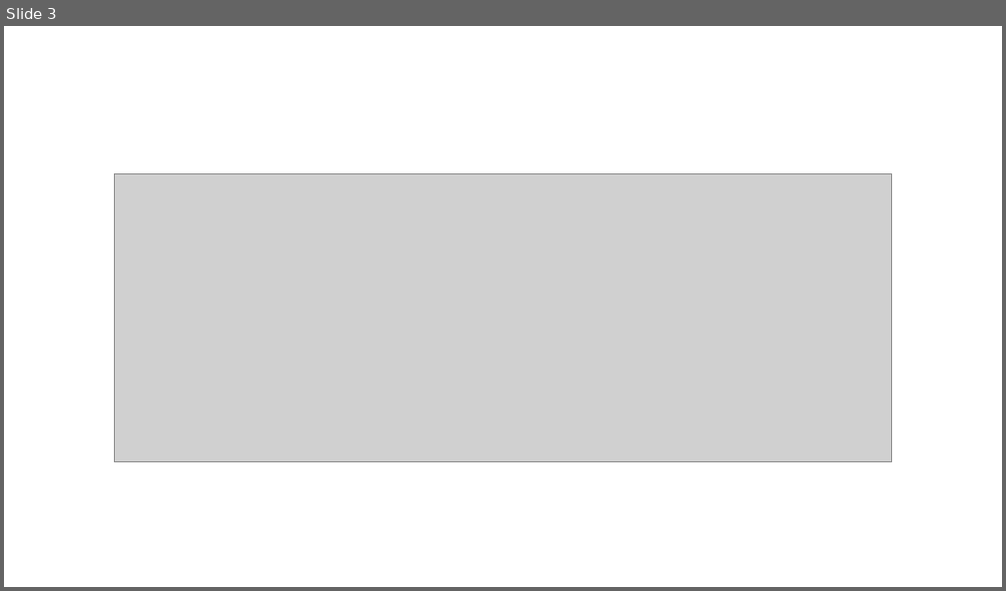
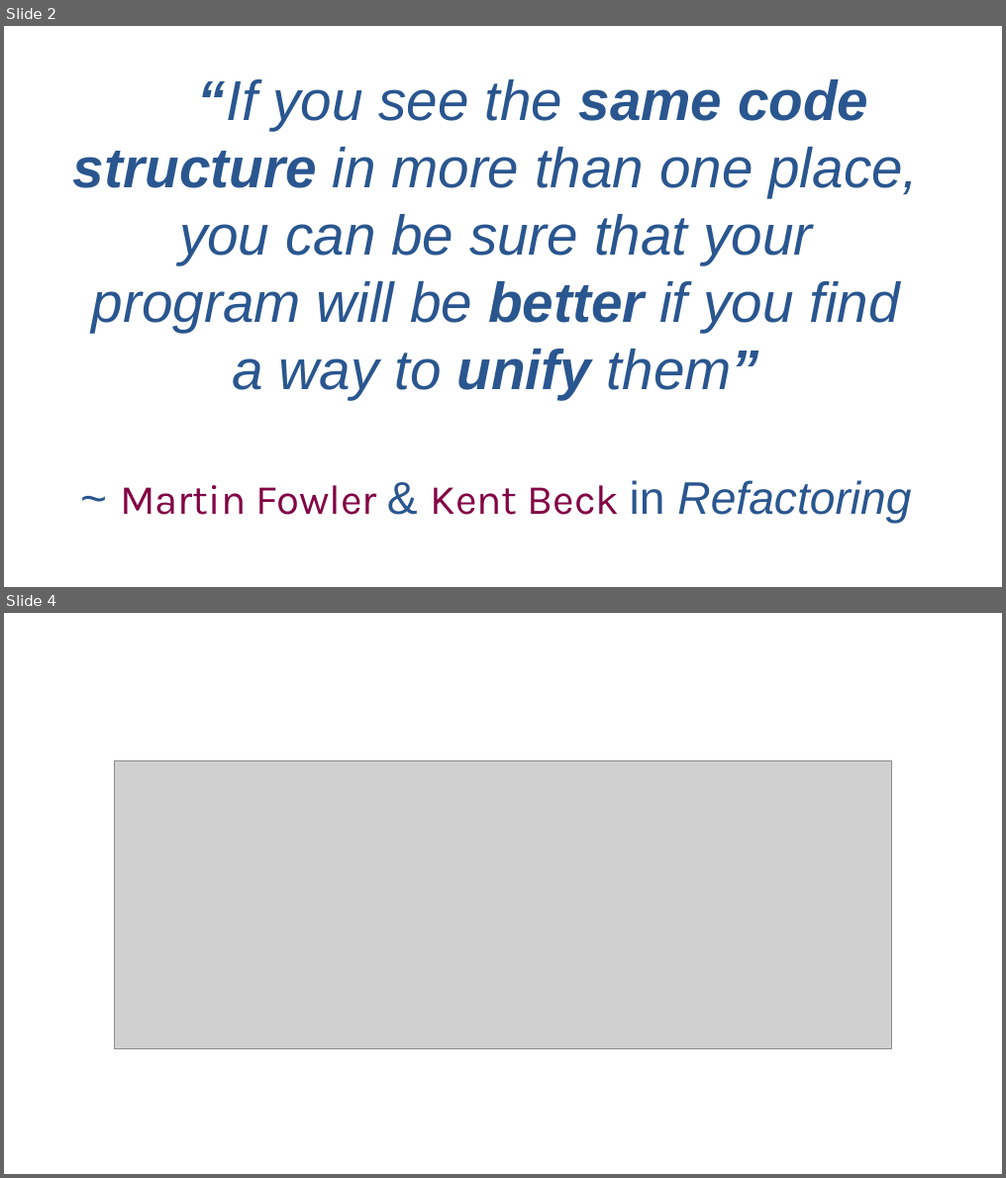
Before and after one commit to SimonBaars/Master-Thesis-Simon-Baars, a slide deck: presentations/FinalPresentation.odp. Shown one above the other, each under a label of ours: slide 3 before the commit, slides 2 and 4 after it; the slides between them are not shown. The pictures are 1006x591 and 1006x1178 pixels, drawn with LibreOffice and Linux fonts; fonts in the diff are those of the drawing; grey boxes stand for pictures. Boxes give left, top, right and bottom in pixels: in the first picture for what was removed or moved away, otherwise in the second. Text is boxed around its words. In the diff, an @@ line names an element or a change of style, - is before the commit and + after.

```diff
--- a/presentations/FinalPresentation.odp
+++ b/presentations/FinalPresentation.odp
@@ slide 2 added at box(4, 26, 1002, 587), background #FFFFFF @@
@@ free added at box(63, 61, 930, 527), 54 pt, text #2A568F, italic @@
+“If you see the same code structure in more than one place, you can be sure that your program will be better if you find a way to unify them”
+~ Martin Fowler & Kent Beck in Refactoring
@@ what was slide 3 is now slide 4 @@
```
Also in this commit, not shown: 4 slides changed, 8 other slides added, 1 slide removed.
